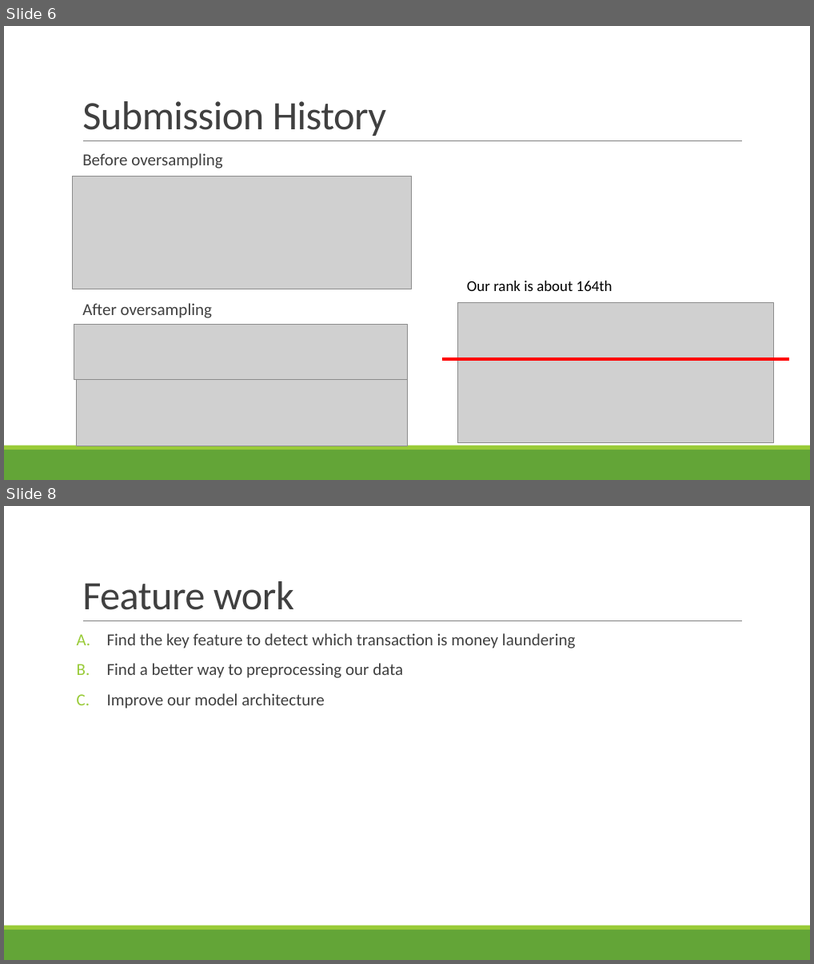
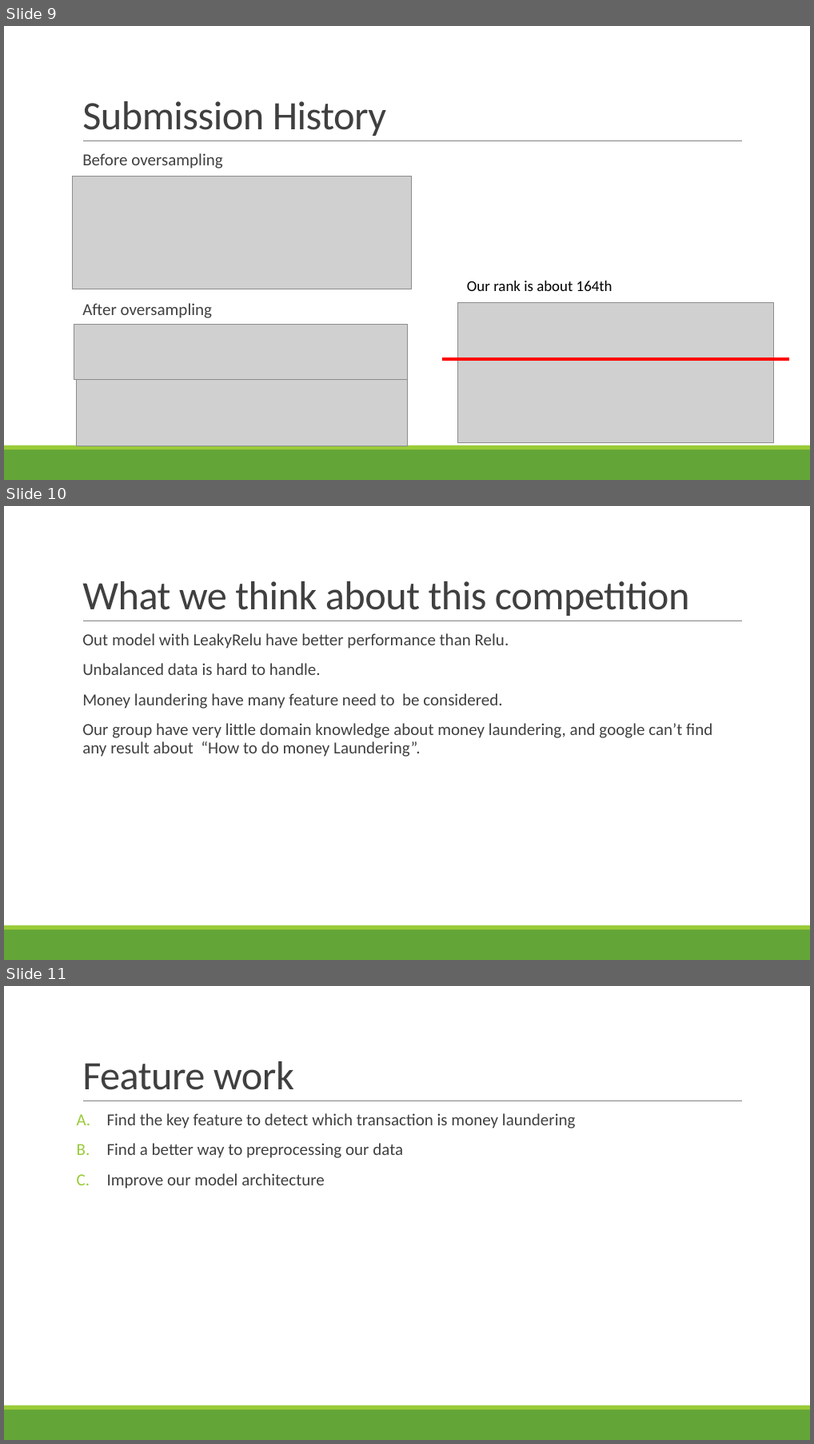
Before and after one commit to KaiTung/Money-laundering-forecast, a slide deck: 期末報告.pptx. Shown one above the other, each under a label of ours: slides 6 and 8 before the commit, slides 9, 10 and 11 after it; the slides between them are not shown. The pictures are 814x964 and 814x1444 pixels, drawn with LibreOffice and Linux fonts; fonts in the diff are those of the drawing; grey boxes stand for pictures. Boxes give left, top, right and bottom in pixels: in the first picture for what was removed or moved away, otherwise in the second. Text is boxed around its words. In the diff, an @@ line names an element or a change of style, - is before the commit and + after.

```diff
--- a/期末報告.pptx
+++ b/期末報告.pptx
@@ slide 10 added at (x1=4, y1=506, x2=810, y2=960), background #FFFFFF; not listed: 3 template elements that a slide beside it also shows @@
@@ title added at (x1=82, y1=581, x2=690, y2=616), 48 pt, text #404040 @@
+What we think about this competition
@@ text added at (x1=82, y1=633, x2=713, y2=756), 20 pt, text #404040 @@
+  Out model with LeakyRelu have better performance than Relu.
+  Unbalanced data is hard to handle.
+  Money laundering have many feature need to be considered.
+  Our group have very little domain knowledge about money laundering, and google can’t find any result about “How to do money Laundering”.
@@ what was slide 6 is now slide 9 @@
@@ what was slide 8 is now slide 11 @@
```
Also in this commit, not shown: 3 slides changed, 3 other slides added, 1 slide removed, 3 other files.
